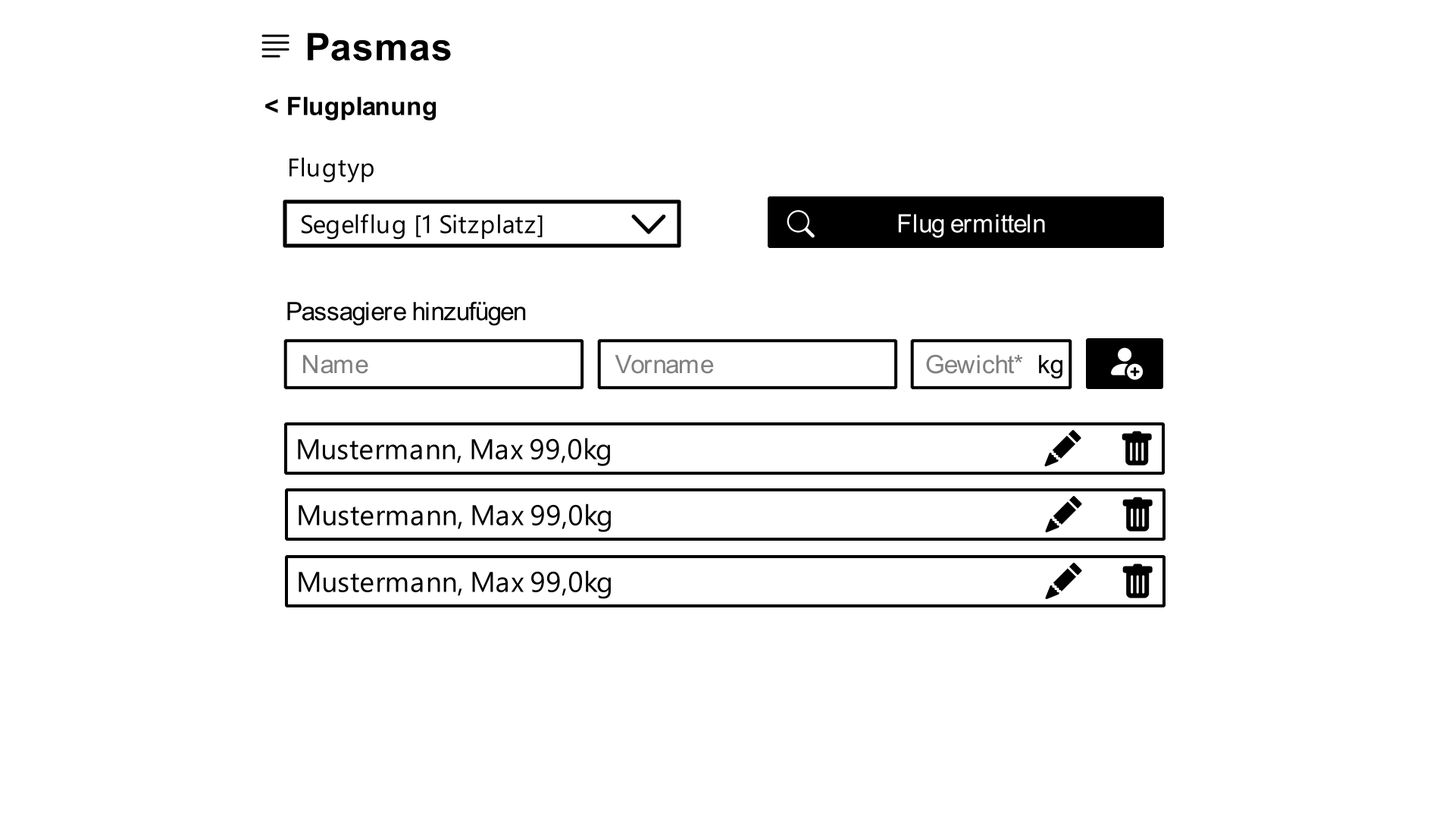
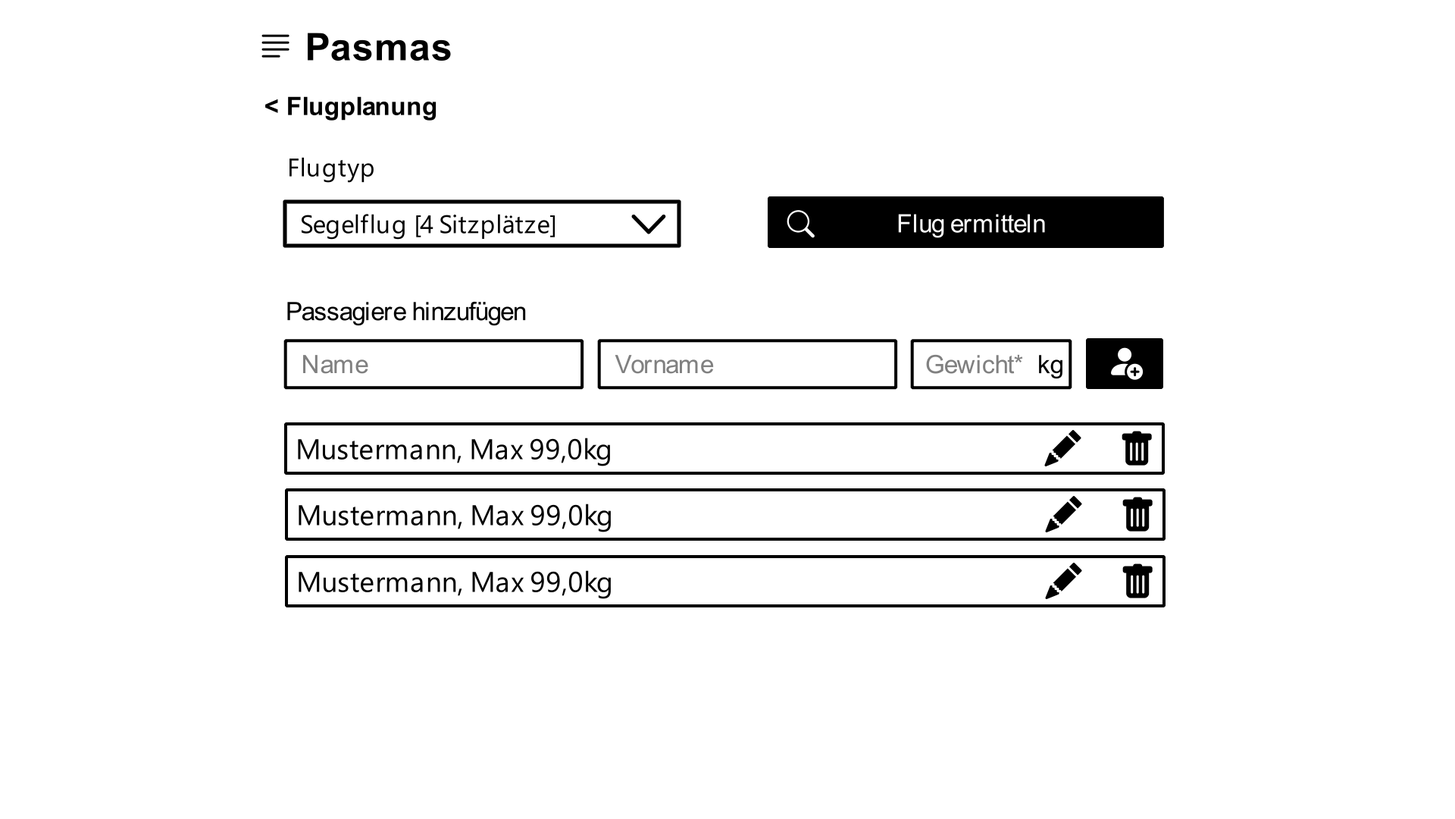
Layer changes from the first 1455x819 image to the second:
pixels changed over [419, 214, 556, 238] (layer not identified)
